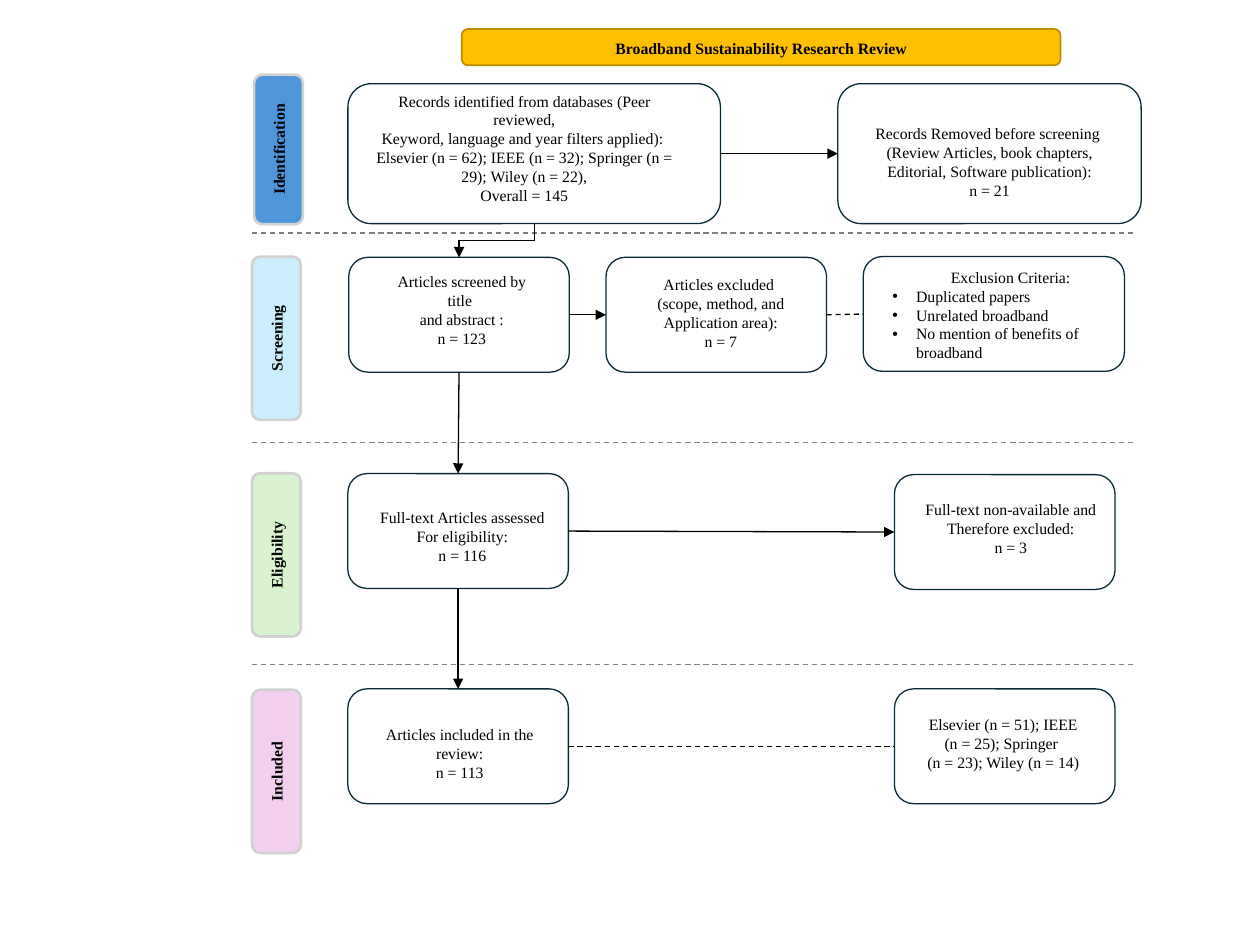
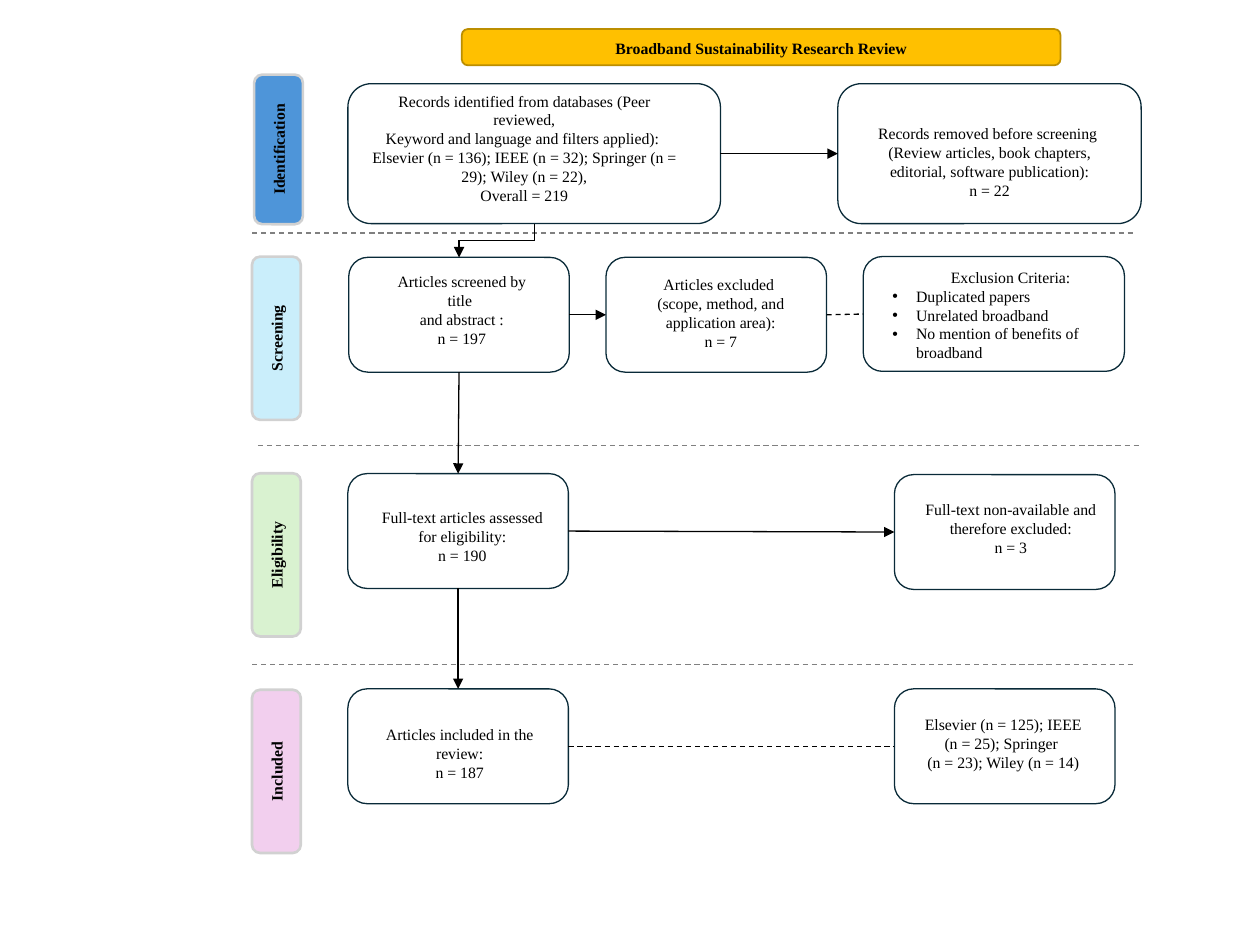
Before and after one commit to Bonface-Osoro/slerbs, a slide deck: slide 1 of docs/broslire.pptx. Drawn at 1260x945 pixels with LibreOffice and Linux fonts; fonts in the diff are those of the drawing. Boxes give left, top, right and bottom in pixels: in the first picture for what was removed or moved away, otherwise in the second. Text is boxed around its words. In the diff, an @@ line names an element or a change of style, - is before the commit and + after.

```diff
--- a/docs/broslire.pptx
+++ b/docs/broslire.pptx
@@ text at (x1=372, y1=133, x2=663, y2=201): text changed @@
-Keyword, language and year filters applied):
-Elsevier (n = 62); IEEE (n = 32); Springer (n = 29); Wiley (n = 22),
-Overall = 145
+Keyword and language and filters applied):
+Elsevier (n = 136); IEEE (n = 32); Springer (n = 29); Wiley (n = 22),
+Overall = 219
@@ text at (x1=878, y1=128, x2=1097, y2=196): text changed @@
-Records Removed before screening
-(Review Articles, book chapters,
-Editorial, Software publication):
-n = 21
+Records removed before screening
+(Review articles, book chapters,
+editorial, software publication):
+n = 22
@@ text at (x1=666, y1=317, x2=776, y2=331): text changed @@
-Application area):
+application area):
@@ text at (x1=438, y1=333, x2=486, y2=344): text changed @@
-n = 123
+n = 197
@@ line moved from (252, 442) - (1135, 442) to (258, 446) - (1142, 446) @@
@@ text at (x1=382, y1=512, x2=542, y2=561): text changed @@
-Full-text Articles assessed
-For eligibility:
-n = 116
+Full-text articles assessed
+for eligibility:
+n = 190
@@ text at (x1=950, y1=523, x2=1072, y2=535): text changed @@
-Therefore excluded:
+therefore excluded:
@@ text at (x1=925, y1=719, x2=1081, y2=733): text changed @@
-Elsevier (n = 51); IEEE
+Elsevier (n = 125); IEEE
@@ text at (x1=436, y1=767, x2=484, y2=778): text changed @@
-n = 113
+n = 187
```
Also in this commit, not shown: 15 other files.
